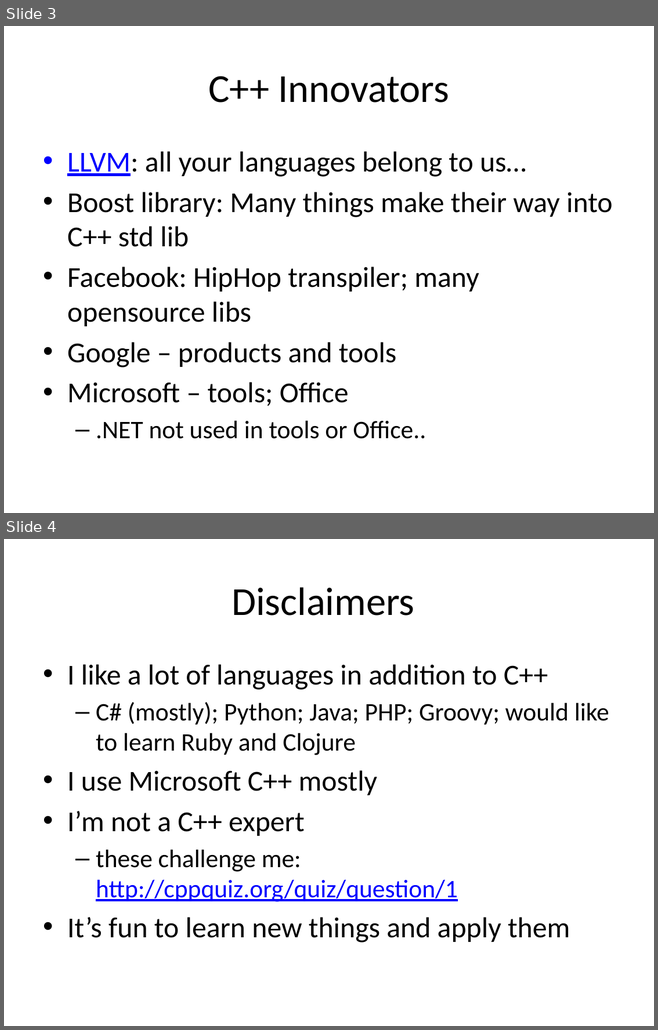
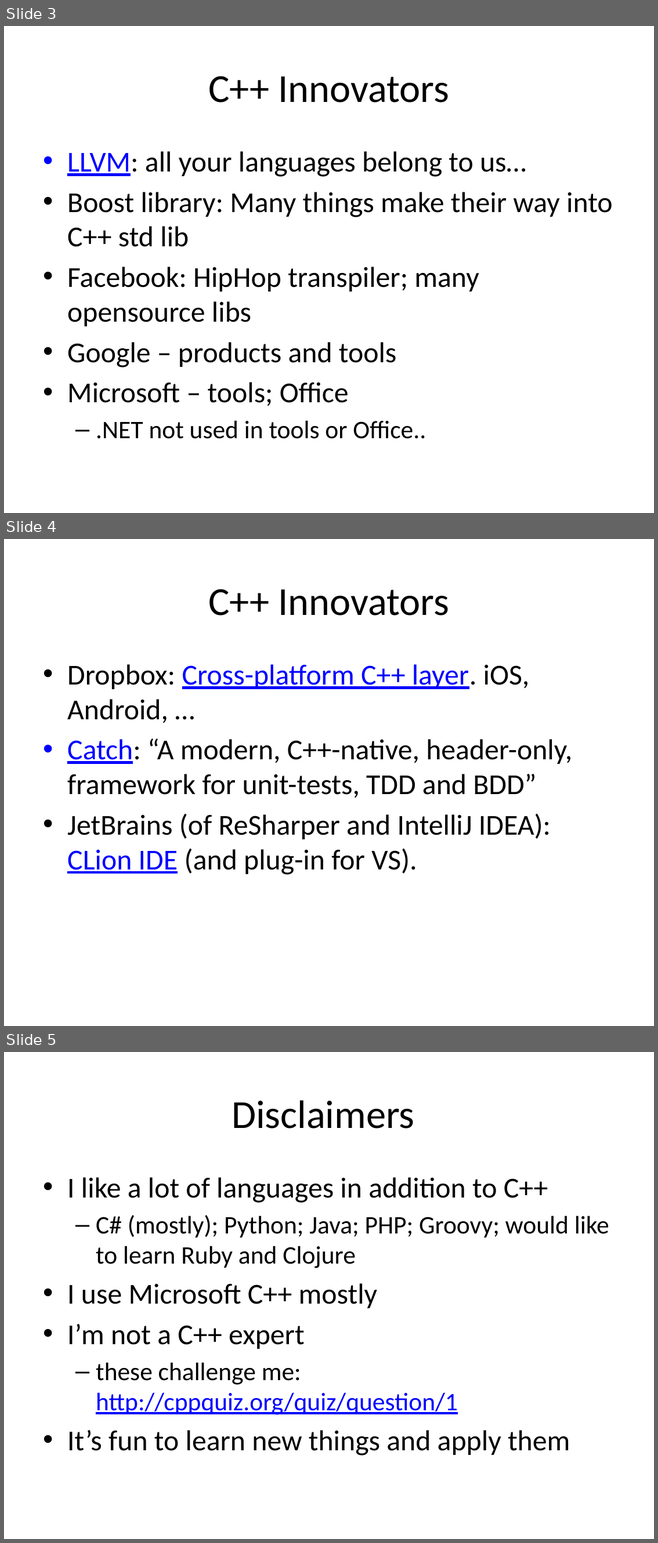
Before and after one commit to fellmad/FunWithCpp11, a slide deck: doc/Fun_with_C++11.pptx. Shown one above the other, each under a label of ours: slides 3 and 4 before the commit, slides 3, 4 and 5 after it. The pictures are 658x1030 and 658x1543 pixels, drawn with LibreOffice and Linux fonts; fonts in the diff are those of the drawing. Boxes give left, top, right and bottom in pixels: in the first picture for what was removed or moved away, otherwise in the second. Text is boxed around its words. In the diff, an @@ line names an element or a change of style, - is before the commit and + after.

Commit message:
pptx

```diff
--- a/doc/Fun_with_C++11.pptx
+++ b/doc/Fun_with_C++11.pptx
@@ slide 4 added at bbox=[4, 539, 654, 1026], background #FFFFFF @@
@@ title added at bbox=[208, 589, 449, 616], 44 pt, text #000000 @@
+C++ Innovators
@@ text added at bbox=[67, 664, 572, 875], 32 pt, text #000000 @@
+• Dropbox: Cross-platform C++ layer. iOS, Android, …
+• Catch: “A modern, C++-native, header-only, framework for unit-tests, TDD and BDD”
+• JetBrains (of ReSharper and IntelliJ IDEA): CLion IDE (and plug-in for VS).
@@ what was slide 4 is now slide 5 @@
```
